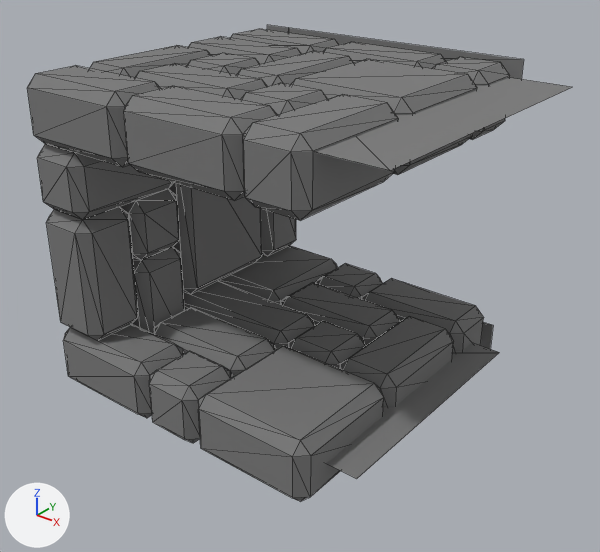
The glTF model objects/walls3.glb as it was, and as the next commit left it.
Rendered twice from a 50 mm lens placed at (1.544, -2.315, 0.998), pointed at (0.115, -0.528, -0.11). The axes (+X, +Y, +Z) are drawn at lower left. The lights are the same throughout. Mesh edges are drawn as thin lines. Where no turn or scale is listed for an object, it has been applied to the vertices. Vertices at the same position are counted once.

The first picture shows 'wallblockers.001', 'walls3'.
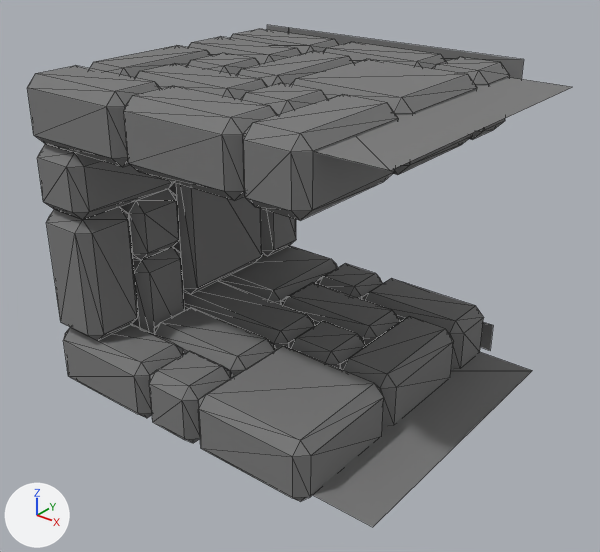
Pixel boxes (x1, y1, x2, y2) of what changed, in the pictures (600 x 552 px; the box of a moved part takes in the faces that stretch with it):
'wallblockers.001', reshaped (12% taller): before (314, 77, 572, 479); after (312, 77, 572, 527)
part 1 of me_cube_014, moved or reshaped: before (326, 343, 499, 479); after (312, 352, 532, 527)

What the commit changed:
me_cube_014 has 12 vertices, 6 faces and spans x -0.463..0.692, y -0.962..-0.038, z -0.4..0.463.
me_cube_014 is used by ob_wallblockers_001; location (0.0, 0.0, 0.0).
Part 1, on me_cube_014:
Vertex 0 of me_cube_014 moves from (-0.4, -0.9, -0.4) to (-0.463, -0.961, -0.463).
Vertex 1 of me_cube_014 moves from (0.599, -0.1, -0.4) at pixel (499, 352) to (0.692, -0.039, -0.463) at pixel (532, 370).
Vertex 2 of me_cube_014 moves from (-0.4, -0.1, -0.4) to (-0.463, -0.039, -0.463).
Vertex 3 of me_cube_014 moves from (0.599, -0.9, -0.4) at pixel (356, 478) to (0.692, -0.961, -0.463) at pixel (372, 527).
Vertex 8 of me_cube_014 moves from (-0.4, -0.9, 0.4) to (-0.463, -0.961, 0.463).
Vertex 9 of me_cube_014 moves from (-0.4, -0.1, -0.4) to (-0.463, -0.039, -0.463).
Vertex 10 of me_cube_014 moves from (-0.4, -0.1, 0.4) to (-0.463, -0.039, 0.463).
Vertex 11 of me_cube_014 moves from (-0.4, -0.9, -0.4) to (-0.463, -0.961, -0.463).
